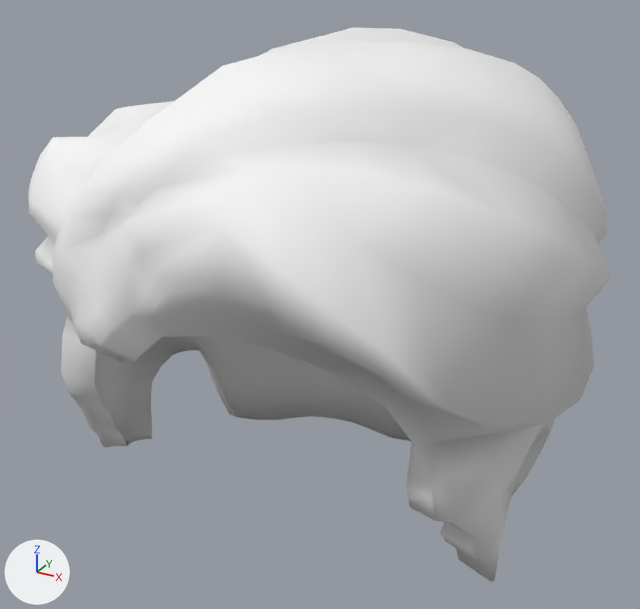
What one commit did to the glTF model gild_hair_parted.glb.
One viewpoint serves both versions: a 50 mm lens placed at (0.129, -0.24, 0.27), pointed at (-0.002, -0.001, 0.15). The lights are fixed; the arrows at lower left show +X, +Y and +Z. The first picture is the older version. Vertices at exactly the same position are counted once.

Objects in the first picture: 'gild_hair_parted'.
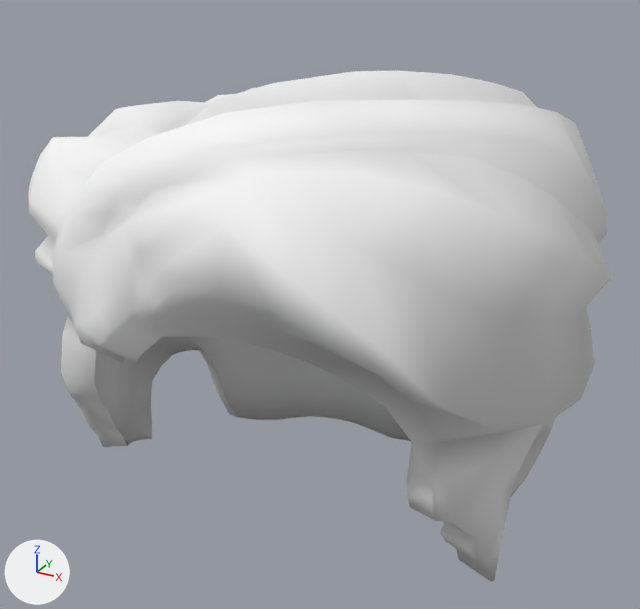
The change, as JSON lines over the scene's bpy script:
```json
{"block": "me_mesh_0", "where": "# used by ob_gild_hair_parted; location = (0.0, 0.0, 0.0)"}
{"op": "remove", "block": "me_mesh_0", "code": "me_mesh_0.from_pydata(...)  # 695 vertices, 1301 faces; spans x -0.085..0.09, y -0.091..0.094, z 0.059..0.241"}
{"op": "add", "block": "me_mesh_0", "code": "me_mesh_0.from_pydata(...)  # 695 vertices, 1301 faces; spans x -0.085..0.09, y -0.091..0.094, z 0.059..0.227"}
{"block": "me_mesh_0", "change": "me_mesh_0 part 1: all 29 vertices in x -0.023..0.07, y -0.074..0.046, z 0.218..0.241 are scaled about their middle by (1, 1, 0.4), then moved by (0.0, 0.0, -0.008)"}
{"block": "me_mesh_0", "change": "other edits to the shape of me_mesh_0 do not show in these pictures"}
```

Where the change shows, as pixel boxes [x1, y1, x2, y2] in the pictures (640 x 609 px; the box of a moved part takes in the faces that stretch with it):
```json
{"object": "gild_hair_parted", "change": "reshaped", "before": [28, 27, 611, 582], "after": [28, 71, 611, 582], "on screen": "8% shorter"}
{"part": 1, "of": "me_mesh_0", "change": "moved or reshaped", "before": [100, 27, 606, 242], "after": [101, 71, 606, 242]}
```
